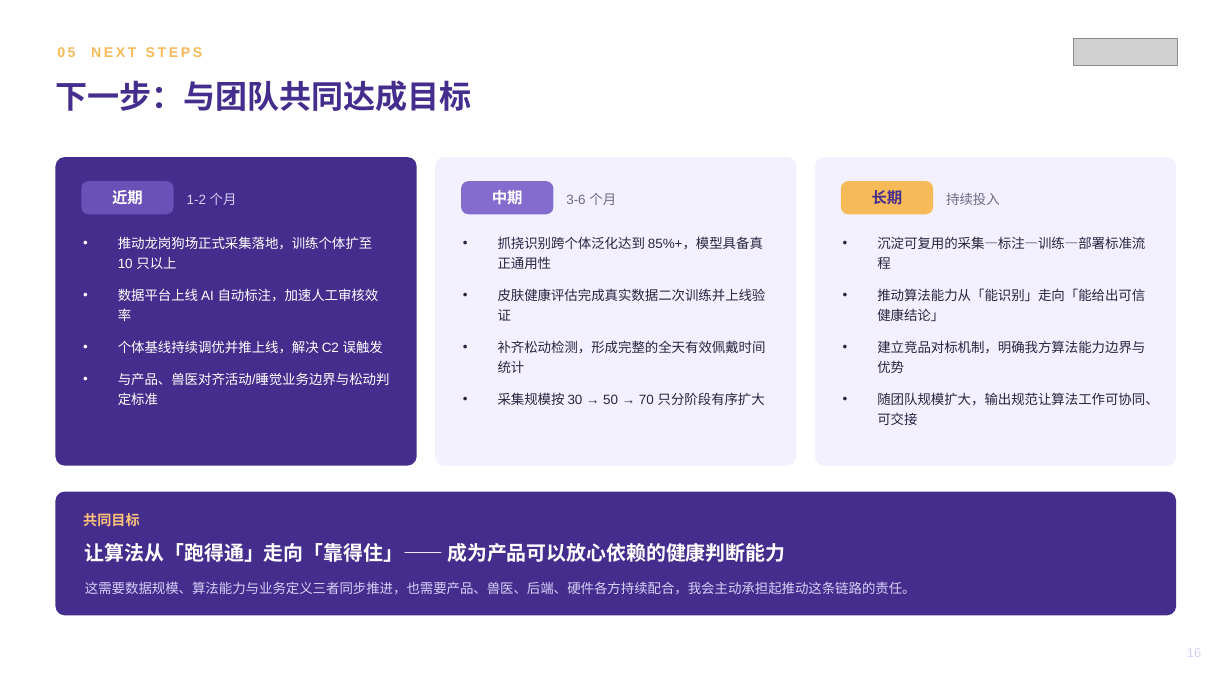
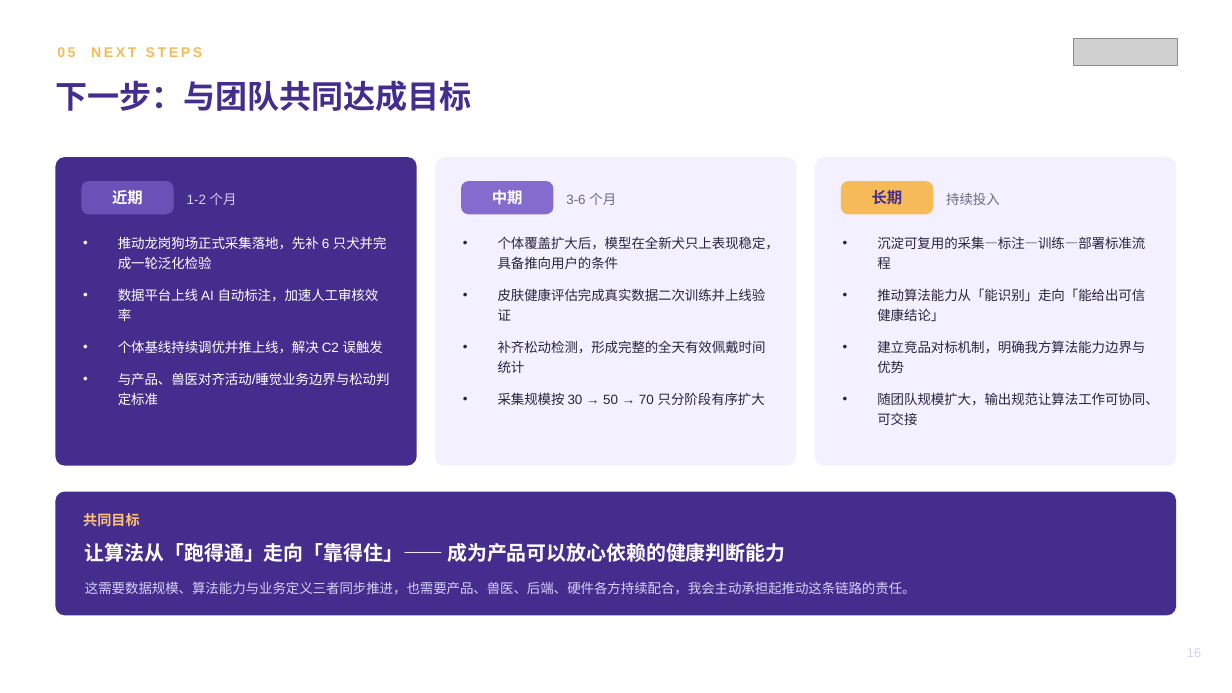
Before and after one commit to zhuyetuo/workplace_soft_skills, a slide deck: slide 16 of 转正述职/转正述职报告-朱业拓.pptx. Drawn at 1232x693 pixels with LibreOffice and Linux fonts; fonts in the diff are those of the drawing; grey boxes stand for pictures. Boxes give left, top, right and bottom in pixels: in the first picture for what was removed or moved away, otherwise in the second. Text is boxed around its words. In the diff, an @@ line names an element or a change of style, - is before the commit and + after.

```diff
--- a/转正述职/转正述职报告-朱业拓.pptx
+++ b/转正述职/转正述职报告-朱业拓.pptx
@@ text at <box>118,236,387,269</box>: text changed @@
-• 推动龙岗狗场正式采集落地，训练个体扩至 10 只以上
+• 推动龙岗狗场正式采集落地，先补 6 只犬并完成一轮泛化检验
@@ text at <box>498,236,779,269</box>: text changed @@
-• 抓挠识别跨个体泛化达到 85%+，模型具备真正通用性
+• 个体覆盖扩大后，模型在全新犬只上表现稳定，具备推向用户的条件
```
Also in this commit, not shown: 4 other slides changed, 1 slide added, 1 slide removed, 1 other file.
